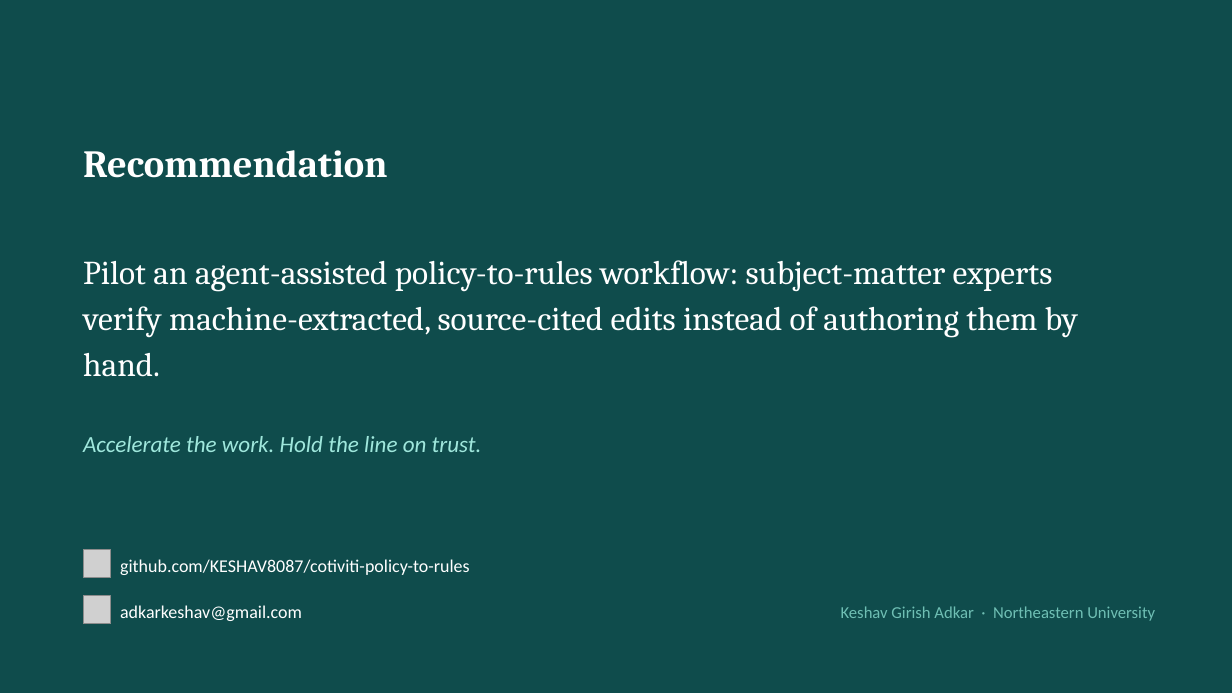
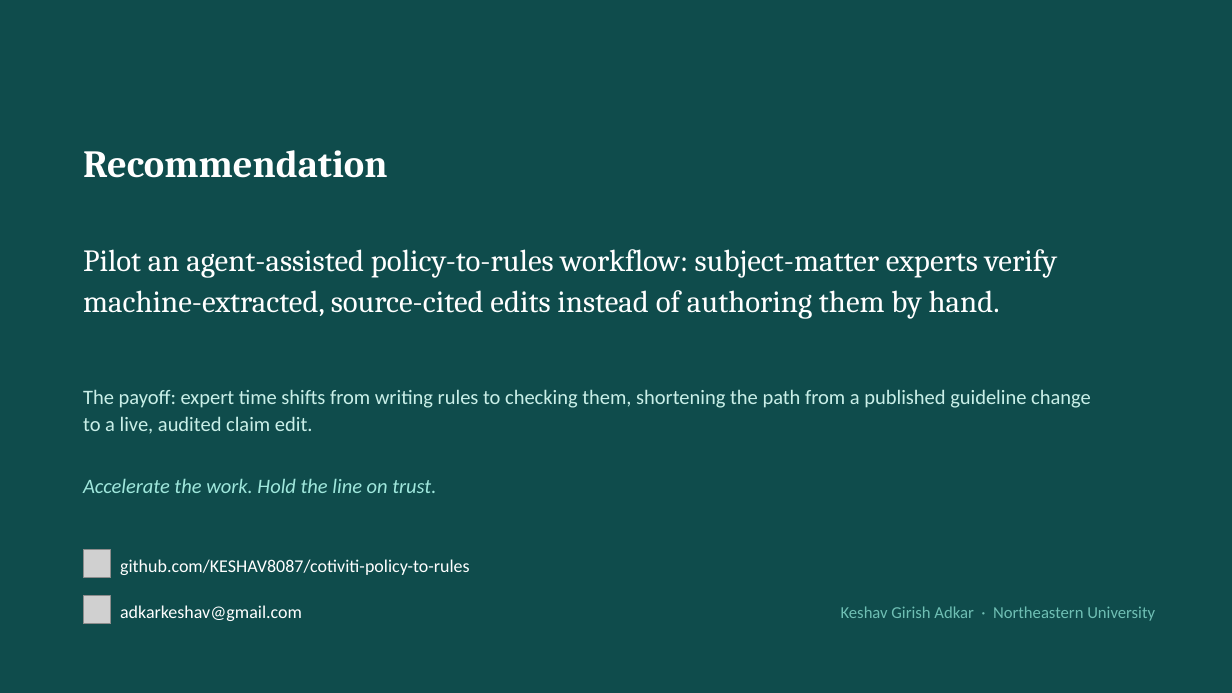
Before and after one commit to KESHAV8087/cotiviti-policy-to-rules, a slide deck: slide 12 of Slides.pptx (slide 11 before the commit). Drawn at 1232x693 pixels with LibreOffice and Linux fonts; fonts in the diff are those of the drawing; grey boxes stand for pictures. Boxes give left, top, right and bottom in pixels: in the first picture for what was removed or moved away, otherwise in the second. Text is boxed around its words. In the diff, an @@ line names an element or a change of style, - is before the commit and + after.

Commit message:
Add UI screenshots; fix explain-on-empty-section, section-citation resolver, summarize guard; embed screenshots in README and slides; sharpen business payoff and change-detection framing

```diff
--- a/Slides.pptx
+++ b/Slides.pptx
@@ text "Pilot an agent-assisted policy-to-rules workflow: ...": place and size @@
-text "Pilot an agent-assisted policy-to-rules workflow: ..." at box(83, 260, 1078, 377)
+text "Pilot an agent-assisted policy-to-rules workflow: ..." at box(83, 249, 1058, 319)
@@ text "Pilot an agent-assisted policy-to-rules workflow: ..." at box(83, 249, 1058, 319): size 26 to 24 pt; line spacing 1.15 to 1.12 @@
@@ text added at box(83, 389, 1091, 433), 16 pt, text #C9EFE8 @@
+The payoff: expert time shifts from writing rules to checking them, shortening the path from a published guideline change to a live, audited claim edit.
@@ text "Accelerate the work. Hold the ...": place and size @@
-text "Accelerate the work. Hold the ..." at box(83, 436, 482, 452)
+text "Accelerate the work. Hold the ..." at box(83, 479, 436, 493)
@@ text "Accelerate the work. Hold the ..." at box(83, 479, 436, 493): size 18 to 16 pt @@
```
Also in this commit, not shown: 1 other slide changed, 2 slides added, 1 slide removed, 6 other files.
